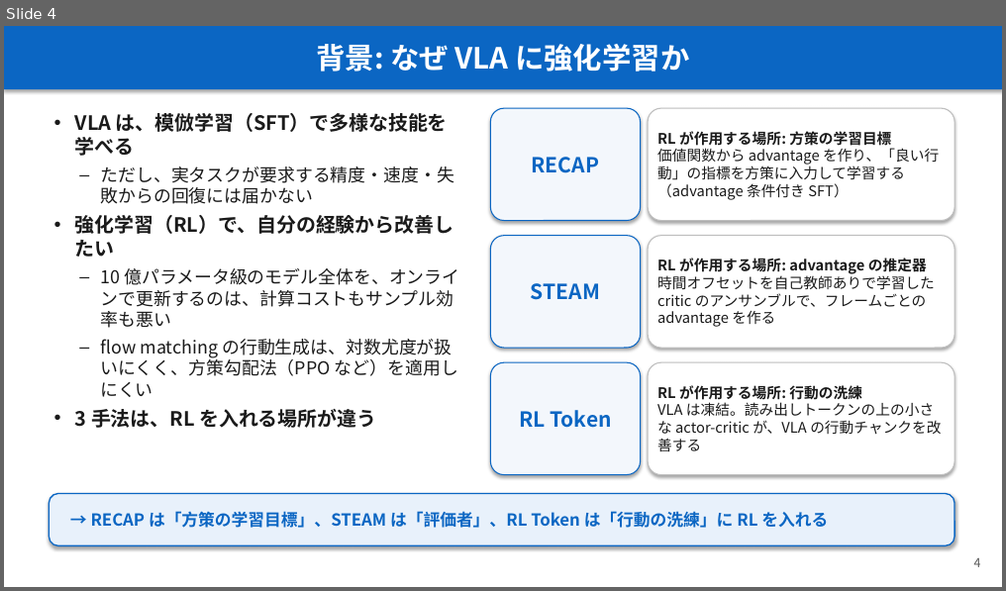
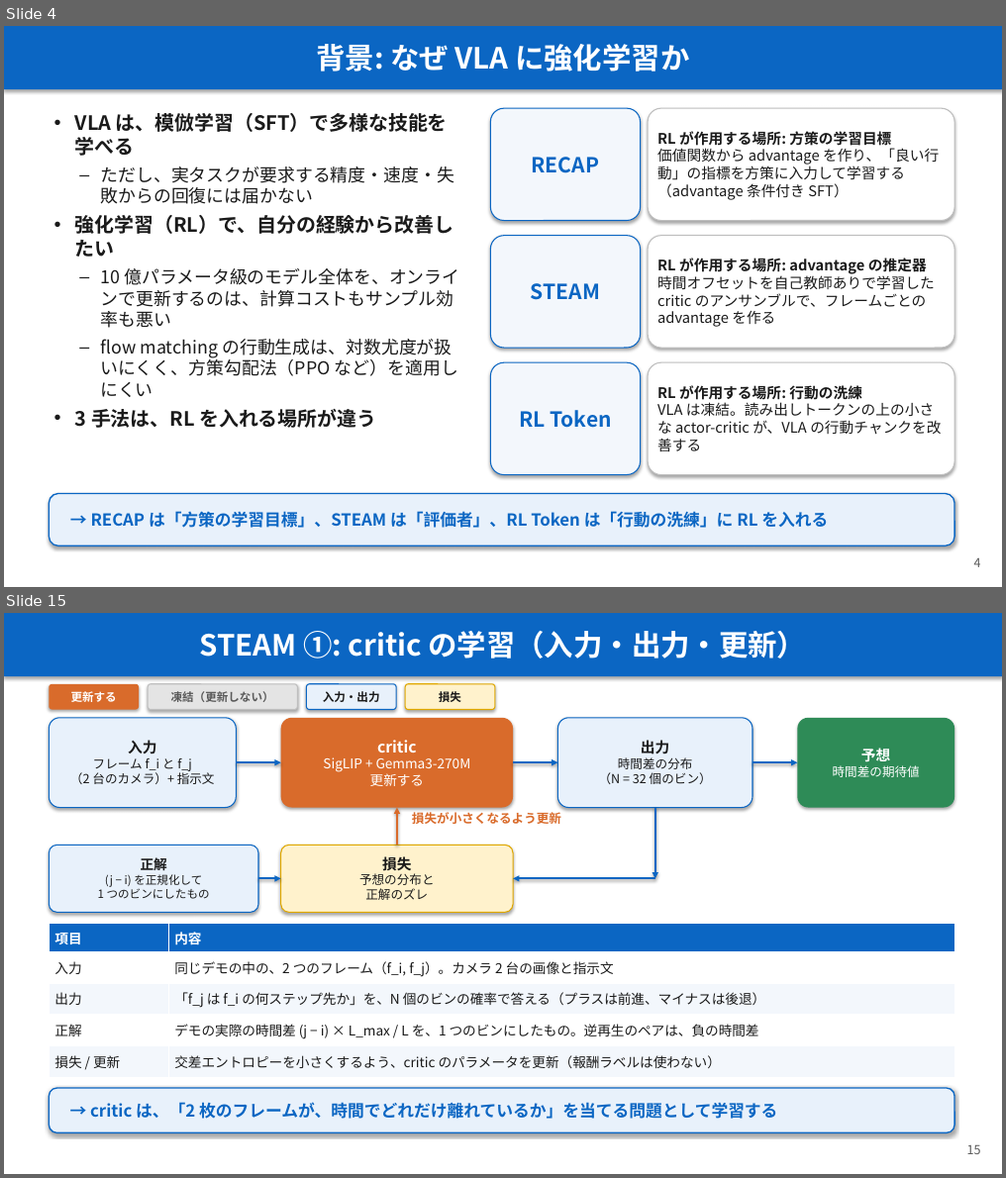
Before and after one commit to Junhand/libero_RL, a slide deck: docs/RECAP_STEAM_RLToken.pptx. Shown one above the other, each under a label of ours: slide 4 before the commit, slides 4 and 15 after it; the slides between them are not shown. The pictures are 1006x591 and 1006x1178 pixels, drawn with LibreOffice and Linux fonts; fonts in the diff are those of the drawing. Boxes give left, top, right and bottom in pixels: in the first picture for what was removed or moved away, otherwise in the second. Text is boxed around its words. In the diff, an @@ line names an element or a change of style, - is before the commit and + after.

```diff
--- a/docs/RECAP_STEAM_RLToken.pptx
+++ b/docs/RECAP_STEAM_RLToken.pptx
@@ slide 15 added at [4,613,1002,1174], background #FFFFFF @@
@@ rectangle added at [4,613,1002,676], fill #0B66C3, 28 pt, text #FFFFFF, bold @@
+STEAM ①: critic の学習（入力・出力・更新）
@@ rounded rectangle added at [49,684,139,710], fill #D96B2B, 11 pt, text #FFFFFF, bold @@
+更新する
@@ rounded rectangle added at [148,684,297,710], fill #E4E4E4, outline #BFBFBF 1 pt, 11 pt, text #595959, bold @@
+凍結（更新しない）
@@ rounded rectangle added at [307,684,396,710], fill #E8F1FB, outline #0B66C3 1 pt, 11 pt, text #1A1A1A, bold @@
+入力・出力
@@ rounded rectangle added at [405,684,495,710], fill #FFF2CC, outline #E0A800 1 pt, 11 pt, text #1A1A1A, bold @@
+損失
@@ rounded rectangle added at [49,718,236,808], fill #E8F1FB, outline #0B66C3 1 pt, 12 pt, text #1A1A1A @@
+入力
+フレーム f_i と f_j
+（2 台のカメラ）+ 指示文
@@ rounded rectangle added at [281,718,513,808], fill #D96B2B, 13 pt, text #FFFFFF @@
+critic
+SigLIP + Gemma3-270M
+更新する
@@ rounded rectangle added at [558,718,752,808], fill #E8F1FB, outline #0B66C3 1 pt, 12 pt, text #1A1A1A @@
+出力
+時間差の分布
+（N = 32 個のビン）
@@ rounded rectangle added at [798,718,954,808], fill #2E8B57, 12 pt, text #FFFFFF @@
+予想
+時間差の期待値
@@ arrow added from (236, 762) to (281, 762), #0B66C3 2 pt @@
@@ arrow added from (513, 762) to (558, 762), #0B66C3 2 pt @@
@@ arrow added from (752, 762) to (798, 762), #0B66C3 2 pt @@
@@ arrow added from (397, 845) to (397, 808), #D96B2B 2 pt @@
@@ text added at [412,812,561,824], 12 pt, text #D96B2B, bold @@
+損失が小さくなるよう更新
@@ arrow added from (655, 808) to (655, 878), #0B66C3 2 pt @@
@@ rounded rectangle added at [49,845,258,912], fill #E8F1FB, outline #0B66C3 1 pt, 11 pt, text #1A1A1A @@
+正解
+(j − i) を正規化して
+1 つのビンにしたもの
@@ rounded rectangle added at [281,845,513,912], fill #FFF2CC, outline #E0A800 1 pt, 12 pt, text #1A1A1A @@
+損失
+予想の分布と
+正解のズレ
@@ arrow added from (258, 878) to (281, 878), #0B66C3 2 pt @@
@@ arrow added from (655, 878) to (513, 878), #0B66C3 2 pt @@
@@ table added at [49,924,954,1078], 5 rows, 2 columns @@
+項目 | 内容
+入力 | 同じデモの中の、2 つのフレーム（f_i, f_j）。カメラ 2 台の画像と指示文
+出力 | 「f_j は f_i の何ステップ先か」を、N 個のビンの確率で答える（プラスは前進、マイナスは後退）
+正解 | デモの実際の時間差 (j − i) × L_max / L を、1 つのビンにしたもの。逆再生のペアは、負の時間差
+損失 / 更新 | 交差エントロピーを小さくするよう、critic のパラメータを更新（報酬ラベルは使わない）
@@ rounded rectangle added at [49,1088,954,1134], fill #E8F1FB, outline #0B66C3 1.25 pt, 16 pt, text #0B66C3, bold @@
+→ critic は、「2 枚のフレームが、時間でどれだけ離れているか」を当てる問題として学習する
@@ text added at [967,1146,981,1155], 12 pt, text #595959 @@
+15
```
Also in this commit, not shown: 12 slides changed, 9 other slides added, 1 slide removed, 1 other file.
